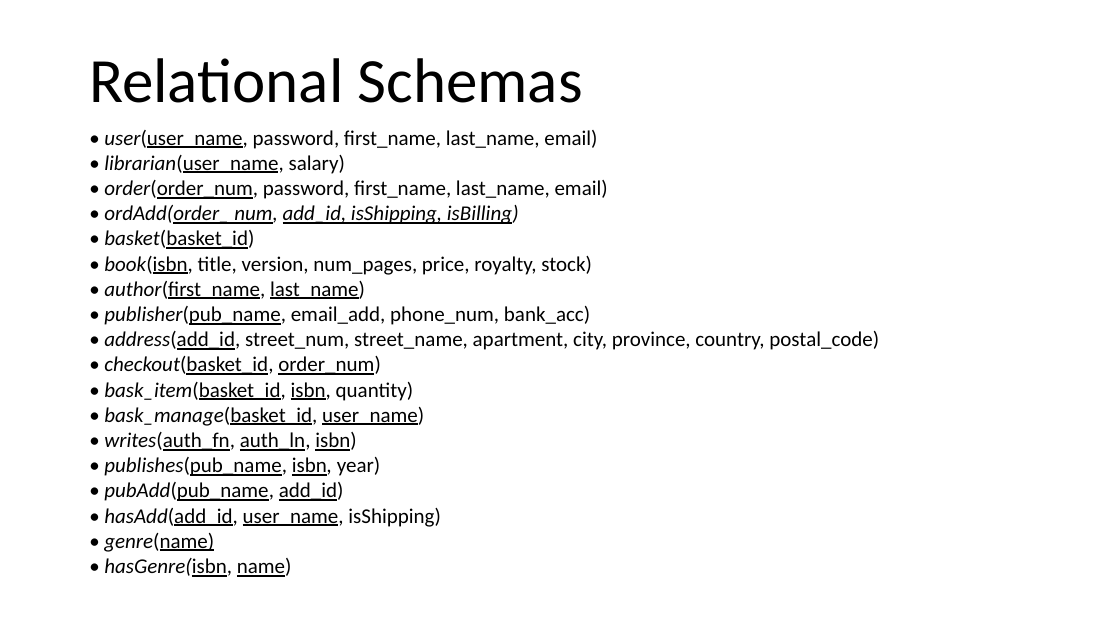
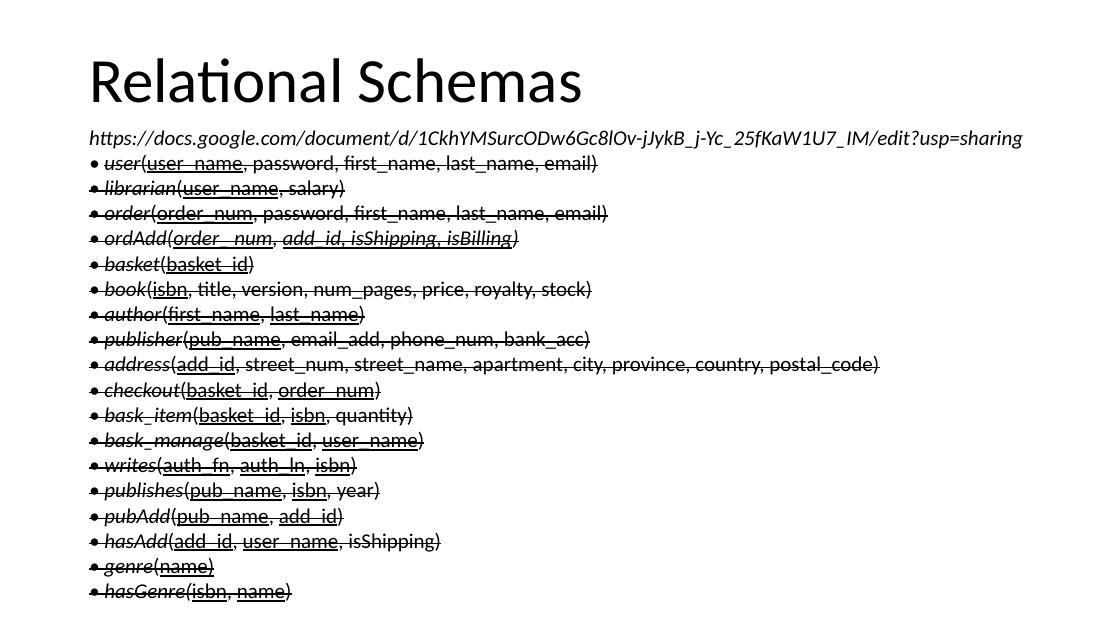
Before and after one commit to john-breton/COMP3005, a slide deck: slide 1 of documentation/Relation Schemas.pptx. Drawn at 1120x630 pixels with LibreOffice and Linux fonts; fonts in the diff are those of the drawing. Boxes give left, top, right and bottom in pixels: in the first picture for what was removed or moved away, otherwise in the second. Text is boxed around its words. In the diff, an @@ line names an element or a change of style, - is before the commit and + after.

```diff
--- a/documentation/Relation Schemas.pptx
+++ b/documentation/Relation Schemas.pptx
@@ text at [89,130,1023,149]: paragraph added @@
+https://docs.google.com/document/d/1CkhYMSurcODw6Gc8lOv-jJykB_j-Yc_25fKaW1U7_IM/edit?usp=sharing
@@ text at [104,155,879,602]: strikethrough on in "user(user_name, password, first_name, last_name, email)", "• librarian(user_name, salary)", "• order(order_num, password, first_name, last_name, email)", "• ordAdd(order_ num, add_id, isShipping, isBilling)" and 14 more places @@
```
